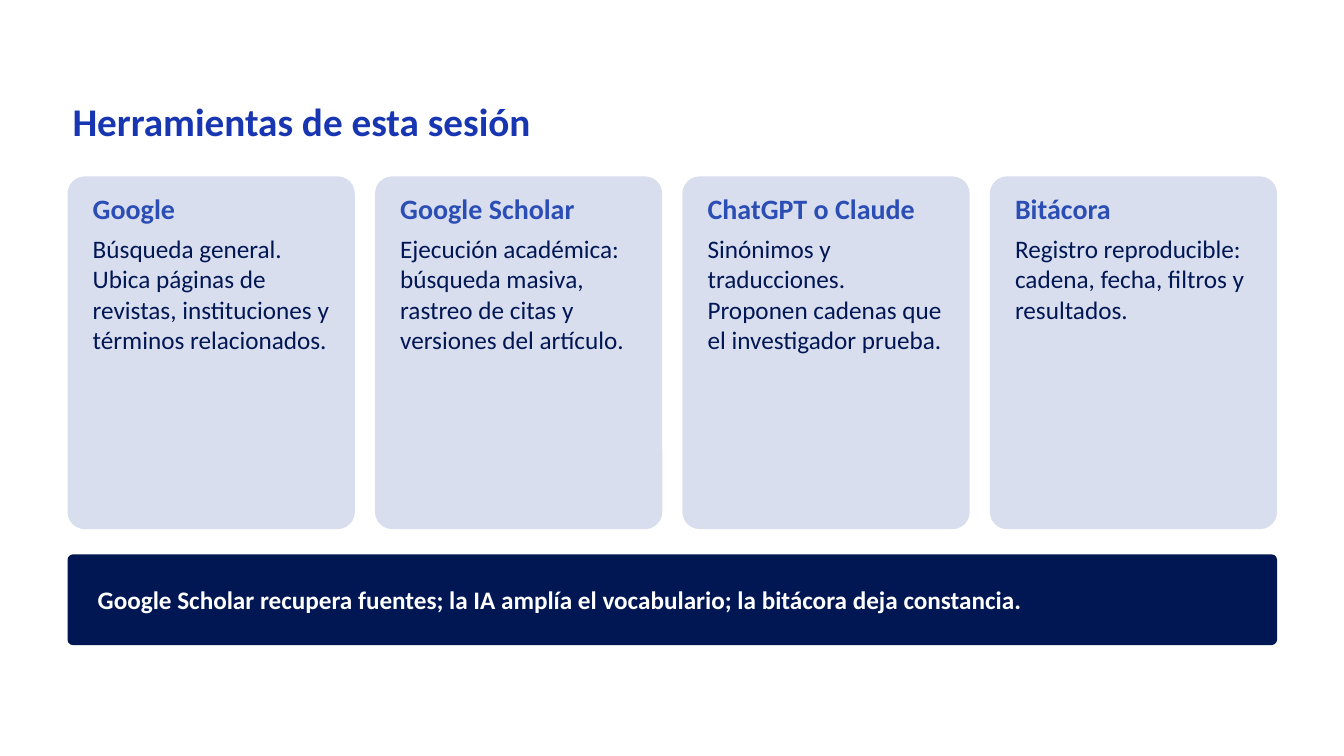
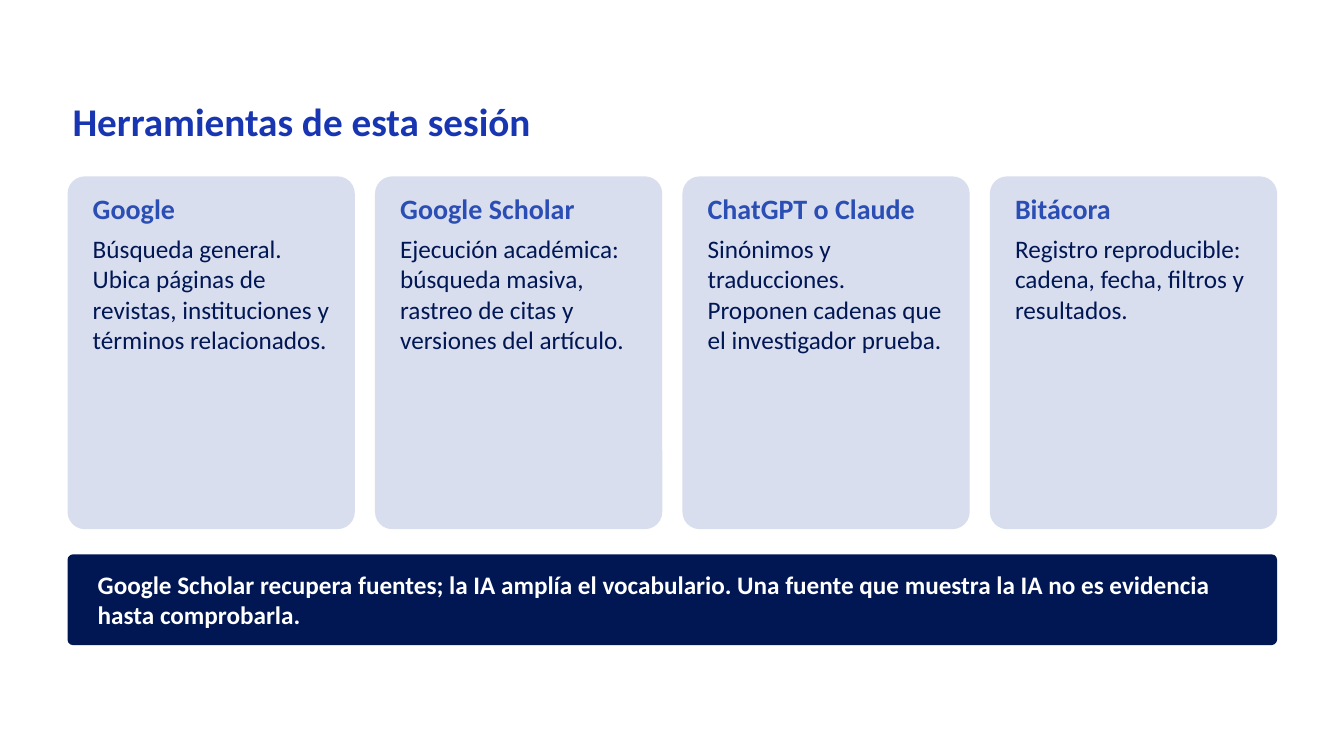
Before and after one commit to Rociosayan/analitica-empresarial-integrada, a slide deck: slide 15 of Sesion_04.pptx (slide 22 before the commit). Drawn at 1344x756 pixels with LibreOffice and Linux fonts; fonts in the diff are those of the drawing; background and template pictures are left out. Boxes give left, top, right and bottom in pixels: in the first picture for what was removed or moved away, otherwise in the second. Text is boxed around its words. In the diff, an @@ line names an element or a change of style, - is before the commit and + after.

```diff
--- a/Sesion_04.pptx
+++ b/Sesion_04.pptx
@@ text at [98, 576, 1208, 628]: text changed @@
-Google Scholar recupera fuentes; la IA amplía el vocabulario; la bitácora deja constancia.
+Google Scholar recupera fuentes; la IA amplía el vocabulario. Una fuente que muestra la IA no es evidencia hasta comprobarla.
```
Also in this commit, not shown: 2 other slides changed, 12 slides removed.
